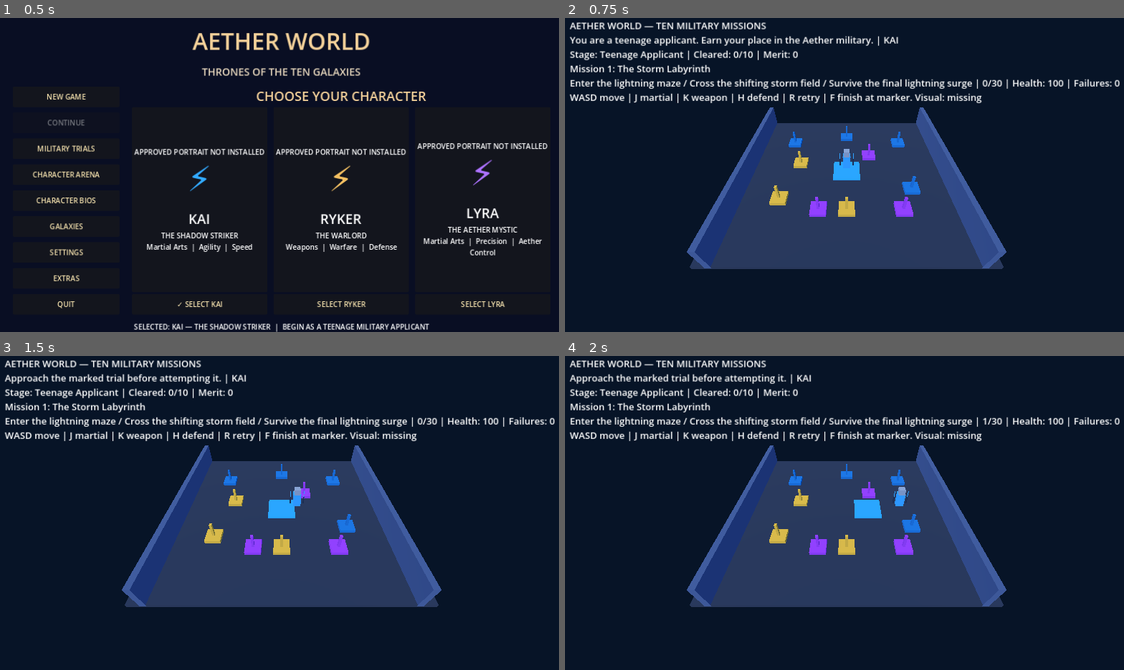
Above: before the commit, frames 1-4 (two rows, left to right).
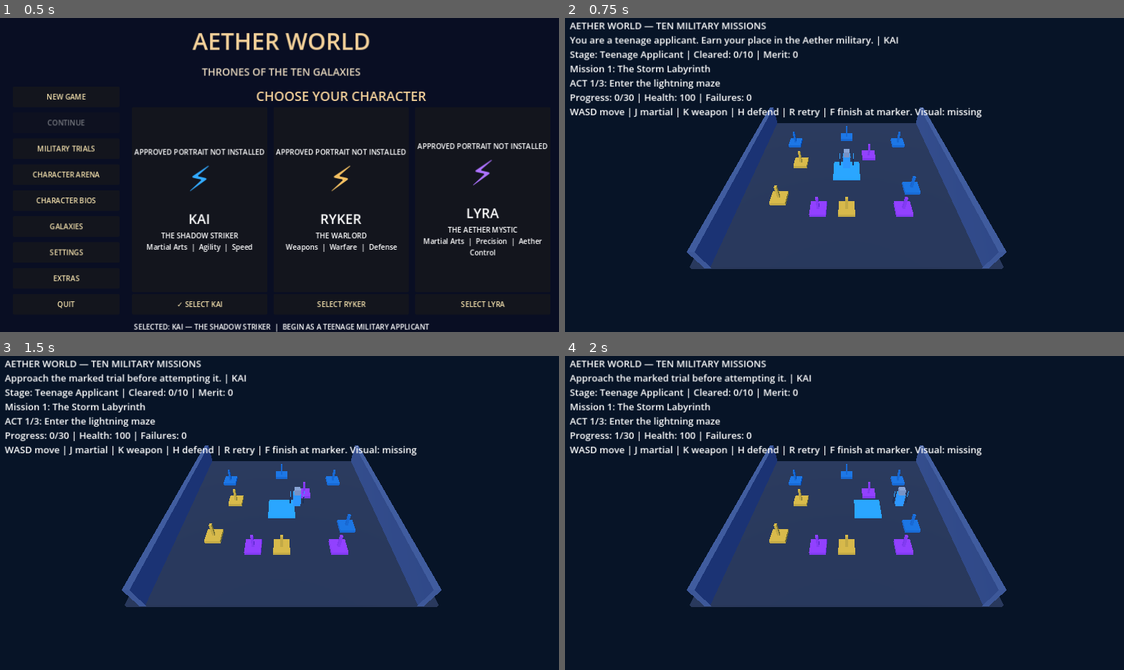
Above: after the commit, the same moments.

Repository: bashamcaleb530-hub/Aeryvex-Pro
Game: Godot game, scene res://AetherWorldMenu.tscn
Same seed, same stepped clock (60 frames per second), same inputs: the game is played once before the commit and once after it.
Inputs:
- Up to frame 1 (0.5 s): no input
- Up to frame 2 (0.75 s): click "MILITARY TRIALS" at 0.5 s
- Up to frame 3 (1.5 s): tap Enter at 1.25 s; hold Right from 1.28 s (still down); tap F at 1.35 s
- Up to frame 4 (2 s): keep holding Right; tap Space at 1.52 s

Frame 1 is identical in both runs. In frame 2, 3.4% of the frame differs, in the area x 0-100%, y 19-32%; in frame 3, 3.4%; in frame 4, 3.4%.

Commit message:
Display three-act mission progression in live qualification HUD

Diff:
--- a/original_game/MilitaryOpening.gd
+++ b/original_game/MilitaryOpening.gd
@@ -164,9 +164,9 @@
         hint = "Press C to present the purple Master's recommendation to the Council."
     if council_approved:
         hint = "ENROLLED: Blue Lightning Warrior. The larger campaign continues from here."
-    hud.text = "AETHER WORLD — TEN MILITARY MISSIONS\n%s | %s\nStage: %s | Cleared: %d/10 | Merit: %d\nMission %d: %s\n%s | %d/%d | Health: %d | Failures: %d\n%s" % [
+    hud.text = "AETHER WORLD — TEN MILITARY MISSIONS\n%s | %s\nStage: %s | Cleared: %d/10 | Merit: %d\nMission %d: %s\nACT %d/3: %s\nProgress: %d/%d | Health: %d | Failures: %d\n%s" % [
         message, selected_hero, admission.stage.replace("_", " ").capitalize(), completed_count, score,
-        mini(task_index+1,10), mission["name"], mission["description"], missions.progress,
+        mini(task_index+1,10), mission["name"], missions.phase_index()+1, missions.phase_name(), missions.progress,
         int(mission["goal"]), missions.hero_health, missions.total_failures, hint
     ]
 
